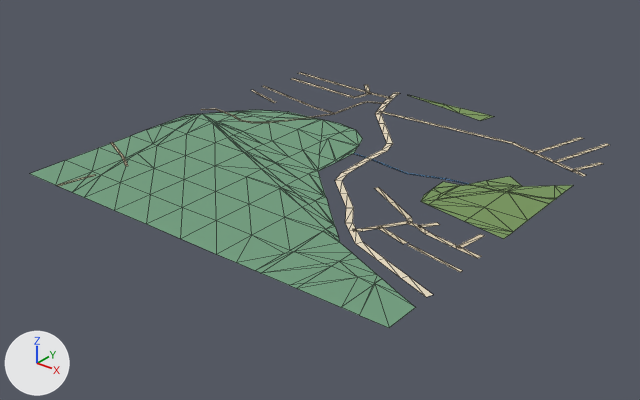
An edit to the glTF model public/assets/bengaluru-region-v1/tiles/t40_-9-l0.glb, drawn before and after from the same camera.
Rendered twice from a camera (50 mm lens) standing at (20841.0, -5018.0, 418.0) and looking at (20249.0, -4277.0, -41.0). The axes (+X, +Y, +Z) are drawn at lower left. The lights are the same throughout. The first picture is the older version. Mesh edges are drawn as thin lines.

Names of what the first picture shows: 'ground' and 1 more.
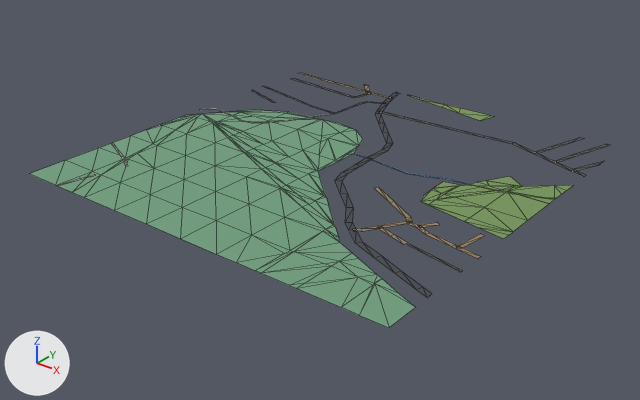
What differs and where, as boxes [x1, y1, x2, y2] in the pictures (640 x 400 px; the box of a moved part takes in the faces that stretch with it):
'ground', reshaped
    before: [30, 72, 609, 328]
    after: [30, 72, 610, 328]
part 1 of me_ground, moved or reshaped
    before: [201, 72, 609, 297]
    after: [200, 72, 610, 298]
part 2 of me_ground, moved or reshaped
    both: [111, 142, 124, 157]
part 3 of me_ground, recoloured
    both: [57, 78, 591, 273]

Diff of the bpy script that builds the scene:
```diff
--- a/public/assets/bengaluru-region-v1/tiles/t40_-9-l0.glb.py
+++ b/public/assets/bengaluru-region-v1/tiles/t40_-9-l0.glb.py
@@ me_ground @@
 # used by ob_ground; location = (20000.0, -4500.0, 0.0)
 # verts and faces of me_ground; kept vertices keep their numbers, new ones are numbered from 461
 # before: 455 (45.0, 98.0, 1.0) at pixel (121, 157), 456 (47.0, 100.0, 1.0) at pixel (124, 156), 457 (22.0, 108.0, 1.0) at pixel (115, 149), 458 (24.0, 111.0, 1.0) at pixel (118, 149), 459 (-1.0, 118.0, 1.0) at pixel (110, 142)
 # before: 460 (1.0, 121.0, 1.0) at pixel (112, 142)
-me_ground.from_pydata(...)  # 461 vertices, 539 faces; spans x -1.0..503.0, y 0.0..502.0, z 1.0
+me_ground.from_pydata(...)  # 471 vertices, 549 faces; spans x 0.0..500.0, y 0.0..500.0, z 1.0
+# me_ground part 1
+# 22 vertices are removed from x -1.0..503.0, y 59.0..502.0, z 1.0
+# 32 faces are deleted
+# 24 vertices move from x -1.0..501.0, y 72.0..480.0, z 1.0 to x 0.0..500.0, y 76.0..481.0, z 1.0
+# 32 vertices are added at x 0.0..500.0, y 59.0..500.0, z 1.0
+# 42 new faces join them
+# me_ground part 2
+delete_vertices([*range(457, 461)])  # with the faces that use them
+verts[493] = (18.0, 113.0, 1.0)  # pixel (116, 147)
+verts[494] = (17.0, 111.0, 1.0)  # pixel (114, 148)
+verts[495] = (0.0, 118.0, 1.0)  # pixel (110, 143)
+verts[496] = (0.0, 121.0, 1.0)  # pixel (112, 142)
+faces += [(455, 456, 493), (455, 493, 494), (493, 495, 494), (493, 496, 495)]
+# me_ground part 3: 164 kept faces spanning x 0.0..500.0, y 0.0..494.0, z 1.0 get new vertex colours; the middle colour goes from beige #d7c9ae to dark grey #535556
 me_ground.materials.append(mat_ground)
```
